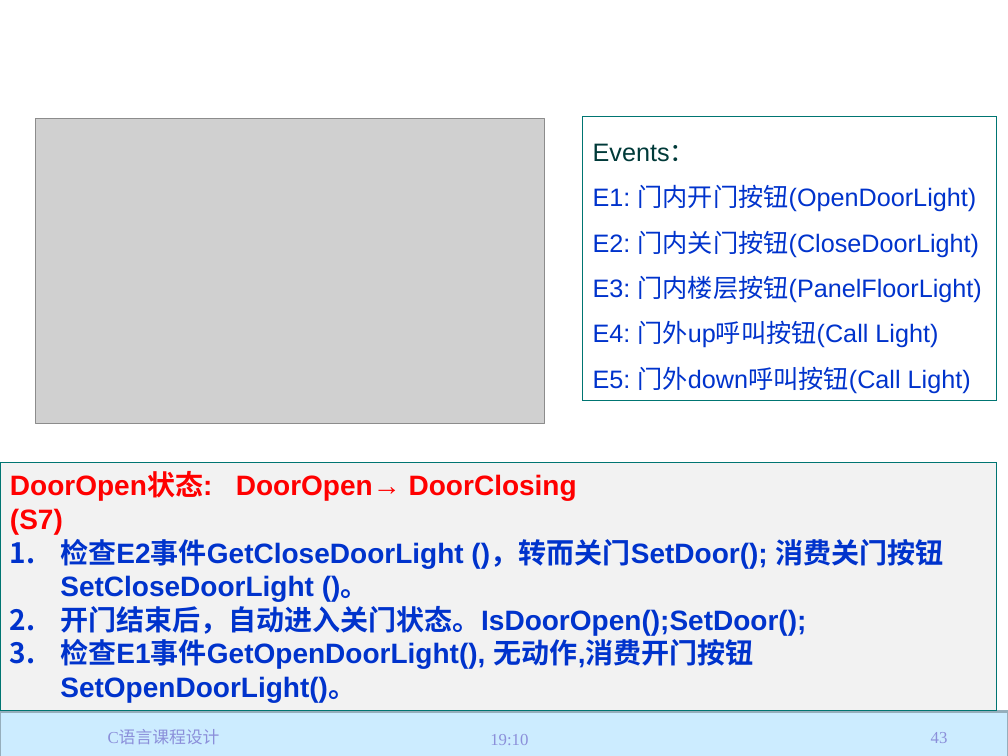
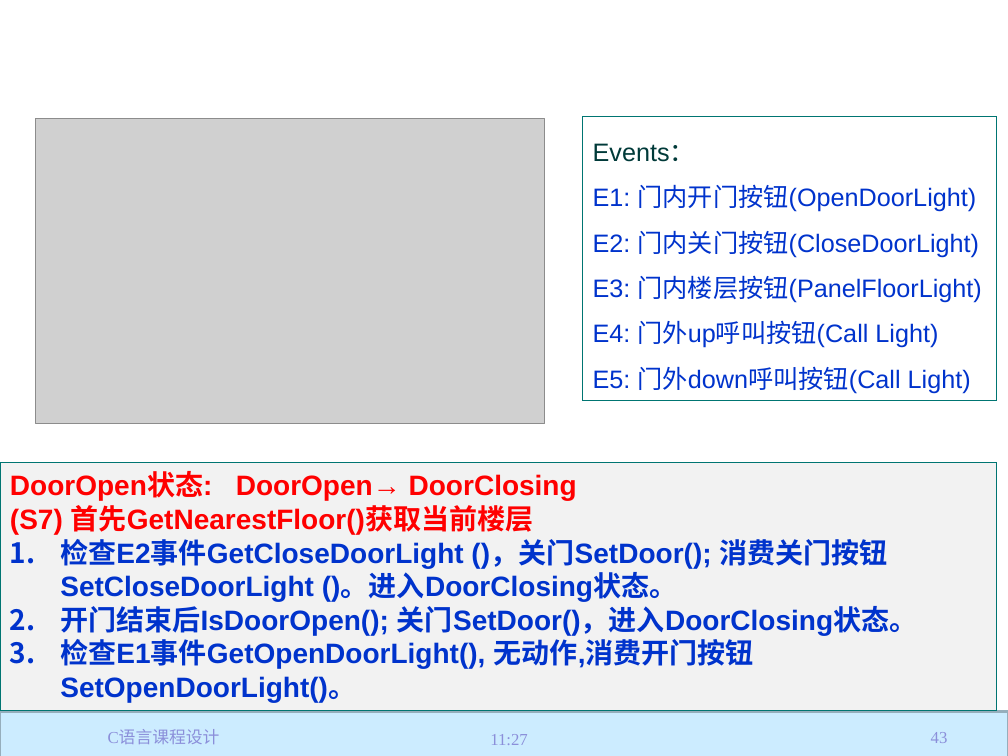
Before and after one commit to jtrfid/C-Repositories, a slide deck: slide 43 of 2017/C语言课程设计/C语言课程设计.pptx. Drawn at 1008x756 pixels with LibreOffice and Linux fonts; fonts in the diff are those of the drawing; grey boxes stand for pictures; background and template pictures are left out. Boxes give left, top, right and bottom in pixels: in the first picture for what was removed or moved away, otherwise in the second. Text is boxed around its words. In the diff, an @@ line names an element or a change of style, - is before the commit and + after.

```diff
--- a/2017/C语言课程设计/C语言课程设计.pptx
+++ b/2017/C语言课程设计/C语言课程设计.pptx
@@ text in rectangle at (10, 505, 917, 636): text changed @@
-(S7)
-1. 检查E2事件GetCloseDoorLight ()，转而关门SetDoor(); 消费关门按钮SetCloseDoorLight ()。
-2. 开门结束后，自动进入关门状态。IsDoorOpen();SetDoor();
+(S7) 首先GetNearestFloor()获取当前楼层
+1. 检查E2事件GetCloseDoorLight ()，关门SetDoor(); 消费关门按钮SetCloseDoorLight ()。进入DoorClosing状态。
+2. 开门结束后IsDoorOpen(); 关门SetDoor()，进入DoorClosing状态。
@@ text at (490, 734, 528, 745): text changed @@
-19:10
+11:27
```
Also in this commit, not shown: 56 other slides changed, 3 other files.
